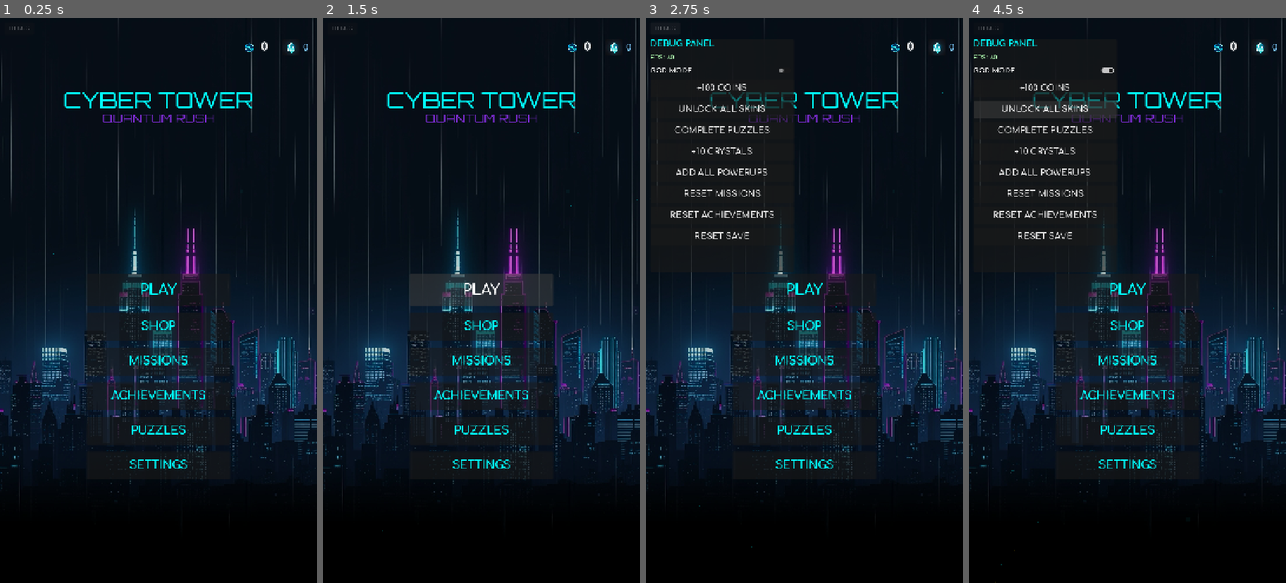
Above: before the commit, frames 1-4 (left to right).
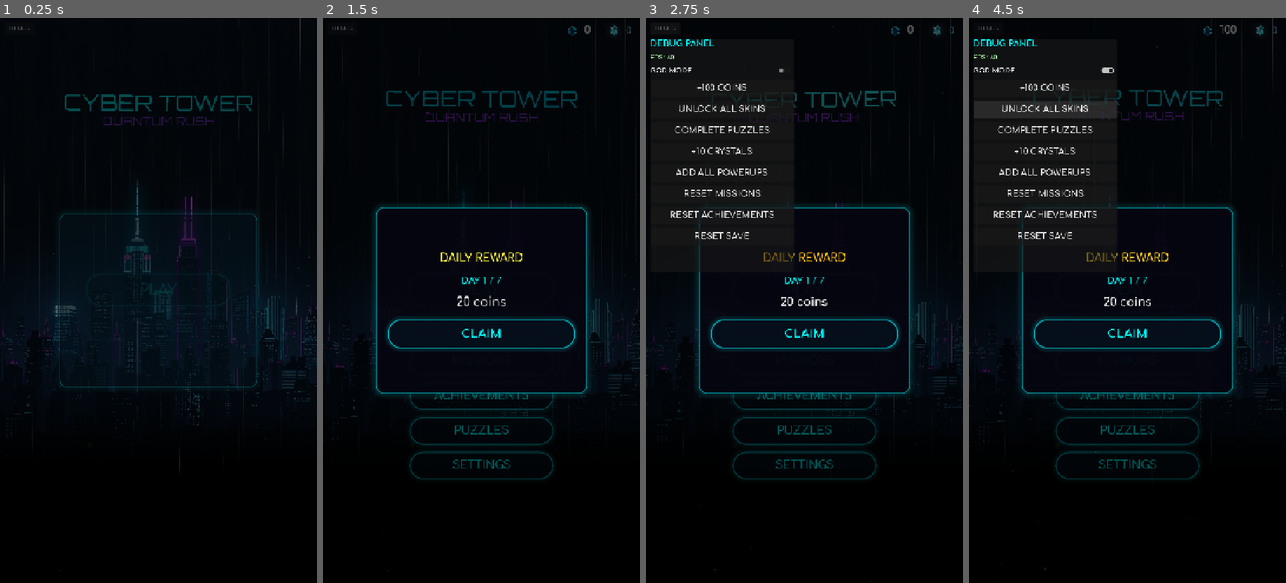
Above: after the commit, the same moments.

Repository: HallowTommy/CTQRWV
Game: Godot game, scene res://scenes/main_menu/main_menu.tscn
Same seed, same stepped clock (60 frames per second), same inputs: the game is played once before the commit and once after it.
Inputs (mouse positions are in pixels of both pictures, inside the frame that each line leads up to):
- Up to frame 1 (0.25 s): no input
- Up to frame 2 (1.5 s): click "PLAY" at 0.5 s; click "PLAY" at 1.25 s
- Up to frame 3 (2.75 s): click "DEBUG" at 2 s
- Up to frame 4 (4.5 s): click (1108, 68) at 2.75 s; click "+100 COINS" at 3.5 s; click "UNLOCK ALL SKINS" at 4.25 s

The runs differ from the first frame. In frame 1, 20% of the frame differs, in the area x 0-100%, y 0-98%; in frame 2, 25%; in frame 3, 22%; in frame 4, 22%.
Error before the commit: Parse Error: Used tab character for indentation instead of space as used before in the file. (res://scripts/main_menu/main_menu.gd:21)
Error after the commit: Invalid access to property or key 'THEMES' on a base object of type 'Node (game_manager.gd)'. (res://scripts/overlays/debug_panel.gd:63)

Commit message:
Update main_menu.gd

Diff:
--- a/scripts/main_menu/main_menu.gd
+++ b/scripts/main_menu/main_menu.gd
@@ -11,12 +11,6 @@
 var time := 0.0
 var bg_offset := 0.0
 var _safe_top := 0.0
-
-func _ready():
-    call_deferred("_init_webview")
-
-func _init_webview():
-    WebView.check_and_open()
 
 func _ready() -> void:
 	_apply_safe_area()
